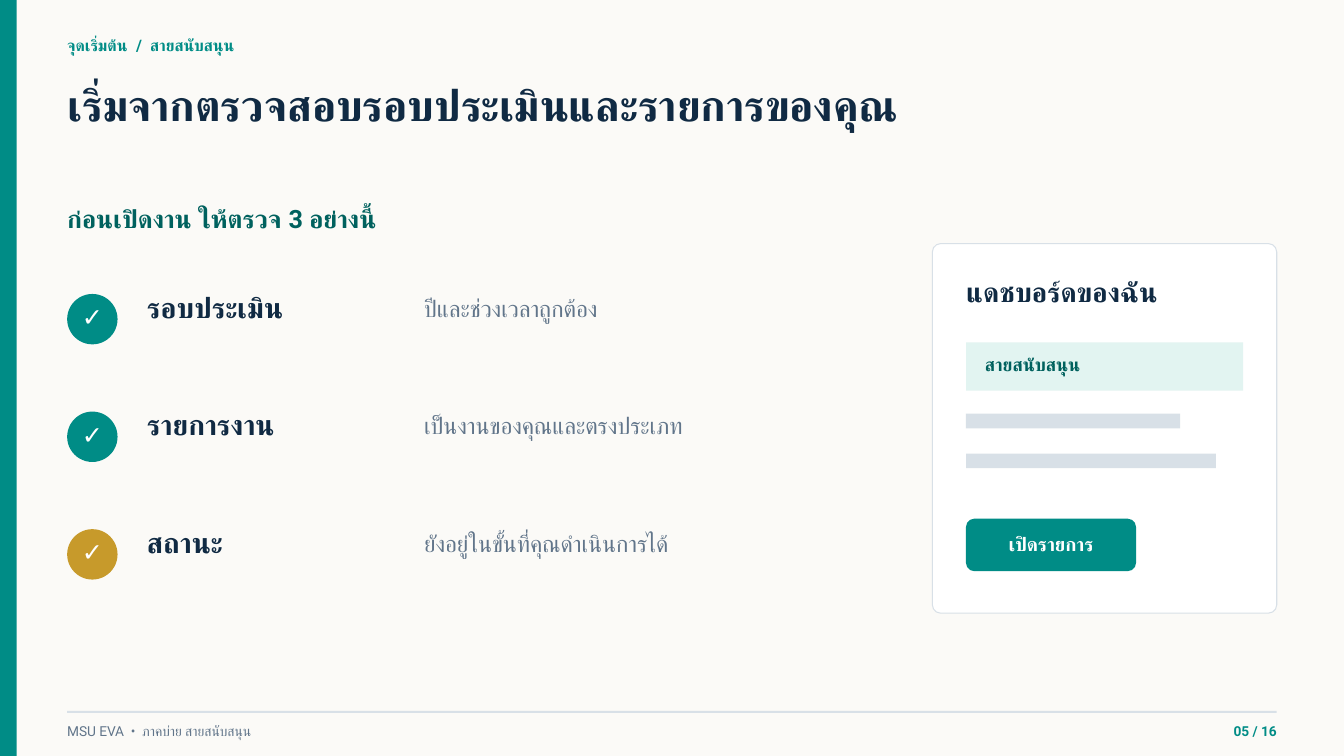
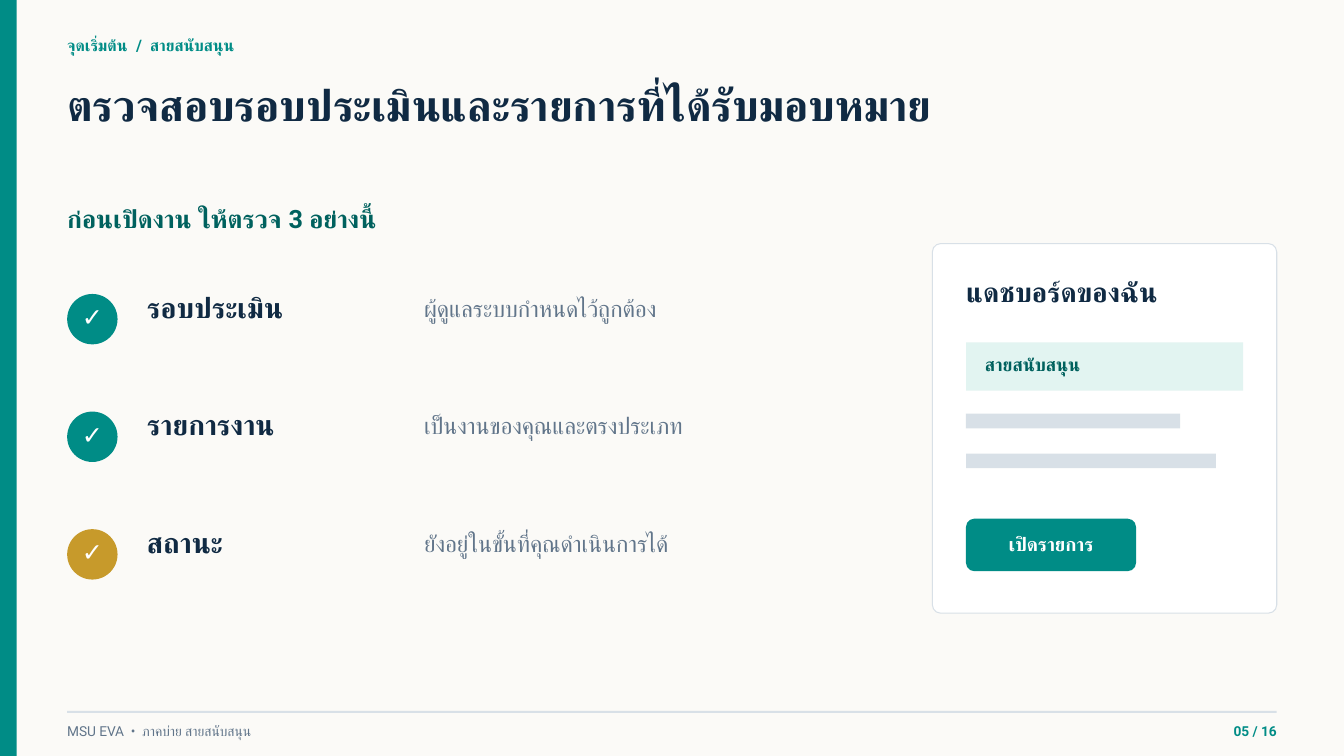
Before and after one commit to issenkku/issenkku-msu_eva-pass2, a slide deck: slide 5 of docs/MSU-EVA-อบรมสายสนับสนุน-ฉบับวิทยากร.pptx. Drawn at 1344x756 pixels with LibreOffice and Linux fonts; fonts in the diff are those of the drawing. Boxes give left, top, right and bottom in pixels: in the first picture for what was removed or moved away, otherwise in the second. Text is boxed around its words. In the diff, an @@ line names an element or a change of style, - is before the commit and + after.

```diff
--- a/docs/MSU-EVA-อบรมสายสนับสนุน-ฉบับวิทยากร.pptx
+++ b/docs/MSU-EVA-อบรมสายสนับสนุน-ฉบับวิทยากร.pptx
@@ text at [67, 87, 932, 122]: text changed @@
-เริ่มจากตรวจสอบรอบประเมินและรายการของคุณ
+ตรวจสอบรอบประเมินและรายการที่ได้รับมอบหมาย
@@ text at [424, 298, 656, 324]: text changed @@
-ปีและช่วงเวลาถูกต้อง
+ผู้ดูแลระบบกำหนดไว้ถูกต้อง
```
Also in this commit, not shown: 2 other slides changed, 1 other file.
